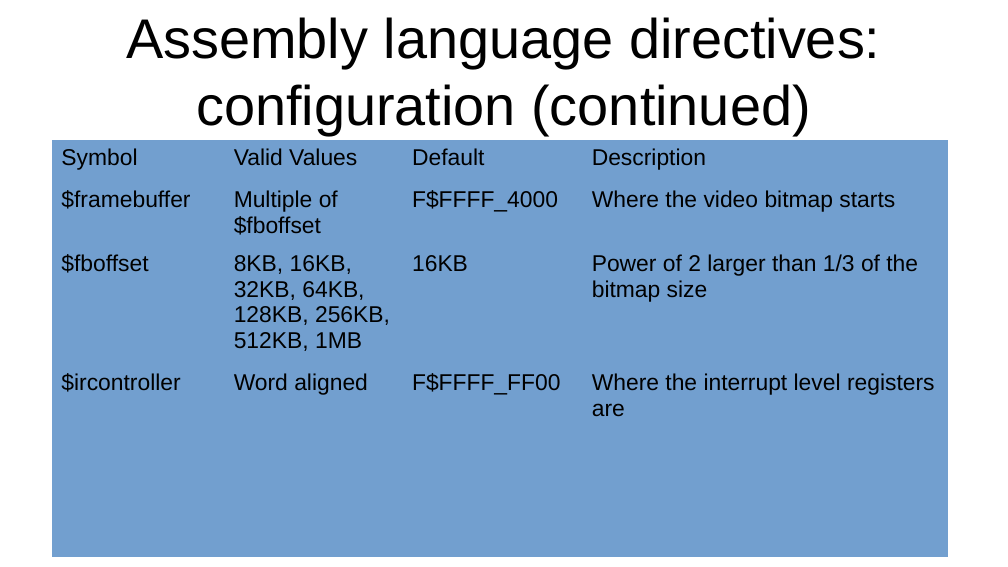
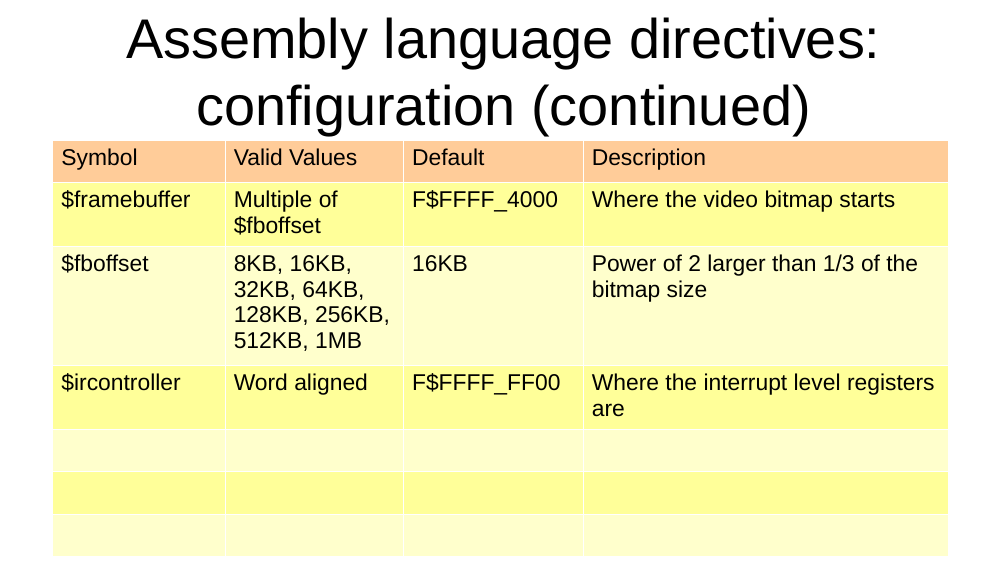
Before and after one commit to jeceljr/baby42, a slide deck: slide 28 of doc/baby42_slides.odp. Drawn at 1008x567 pixels with LibreOffice and Linux fonts; fonts in the diff are those of the drawing. Boxes give left, top, right and bottom in pixels: in the first picture for what was removed or moved away, otherwise in the second. Text is boxed around its words. In the diff, an @@ line names an element or a change of style, - is before the commit and + after.

```diff
--- a/doc/baby42_slides.odp
+++ b/doc/baby42_slides.odp
@@ table at [52, 140, 948, 542] @@
@@ fill #729FCF to #FFCC99 in row 1 @@
@@ fill #729FCF to #FFFF99 in 12 cells @@
@@ fill #729FCF to #FFFFCC in 12 cells @@
@@ borders changed @@
```
Also in this commit, not shown: 9 other slides changed, 1 other file.
